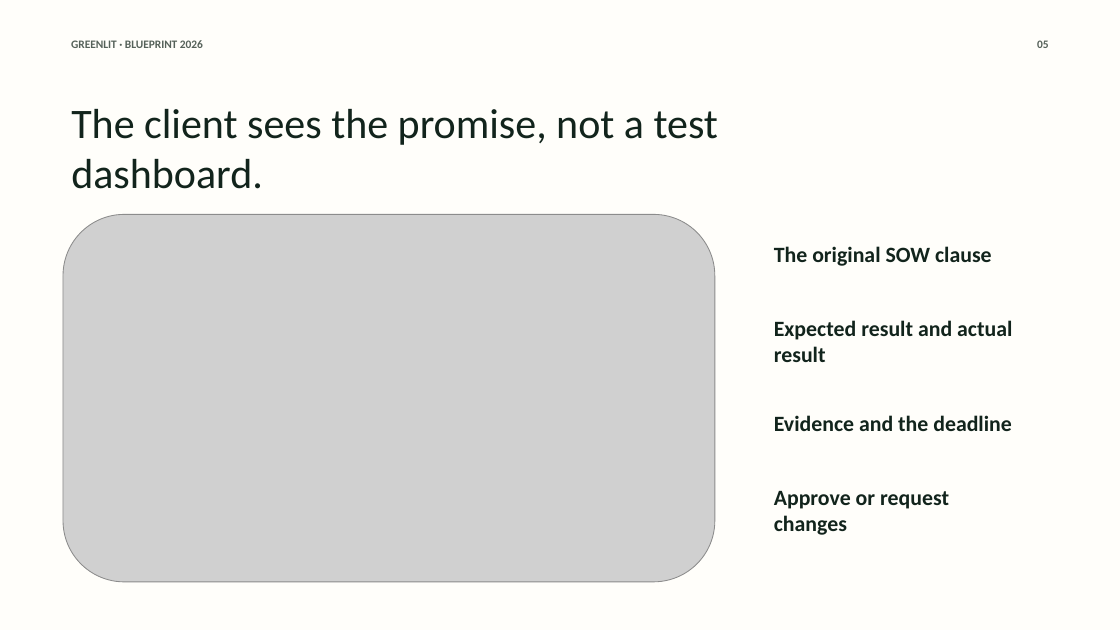
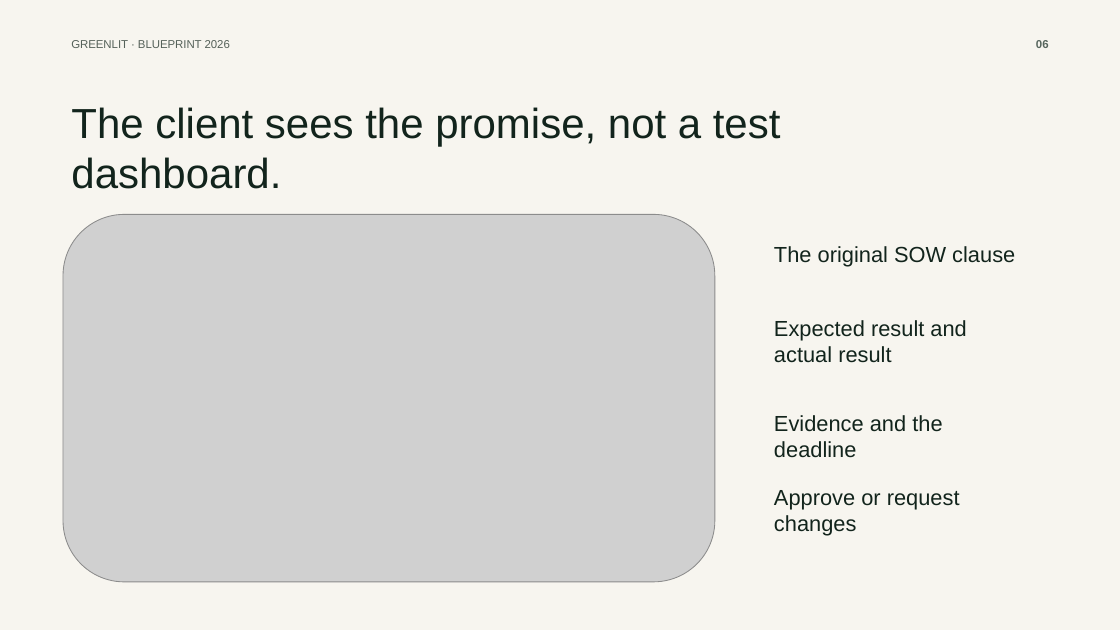
Before and after one commit to anayagarwalla-ai/greenlit, a slide deck: slide 6 of docs/hackathon/greenlit-blueprint-hackathon-deck.pptx (slide 5 before the commit). Drawn at 1120x630 pixels with LibreOffice and Linux fonts; fonts in the diff are those of the drawing; grey boxes stand for pictures. Boxes give left, top, right and bottom in pixels: in the first picture for what was removed or moved away, otherwise in the second. Text is boxed around its words. In the diff, an @@ line names an element or a change of style, - is before the commit and + after.

```diff
--- a/docs/hackathon/greenlit-blueprint-hackathon-deck.pptx
+++ b/docs/hackathon/greenlit-blueprint-hackathon-deck.pptx
@@ background #FFFEFA to #F7F5EF @@
@@ text at <box>1036,40,1049,48</box>: text changed; font Calibri to Arial; text colour #556159 to #56655D @@
-05
+06
@@ text "The client sees the promise, ..." at <box>71,107,781,189</box>: font Calibri to Arial @@
@@ font Calibri to Arial, bold off in 5 elements at <box>71,40,230,48</box>, <box>774,246,1015,267</box>, <box>774,320,966,363</box>, <box>774,415,942,458</box>, <box>774,490,960,536</box> @@
```
Also in this commit, not shown: 6 other slides changed, 3 slides added, 1 slide removed, 1 other file.
